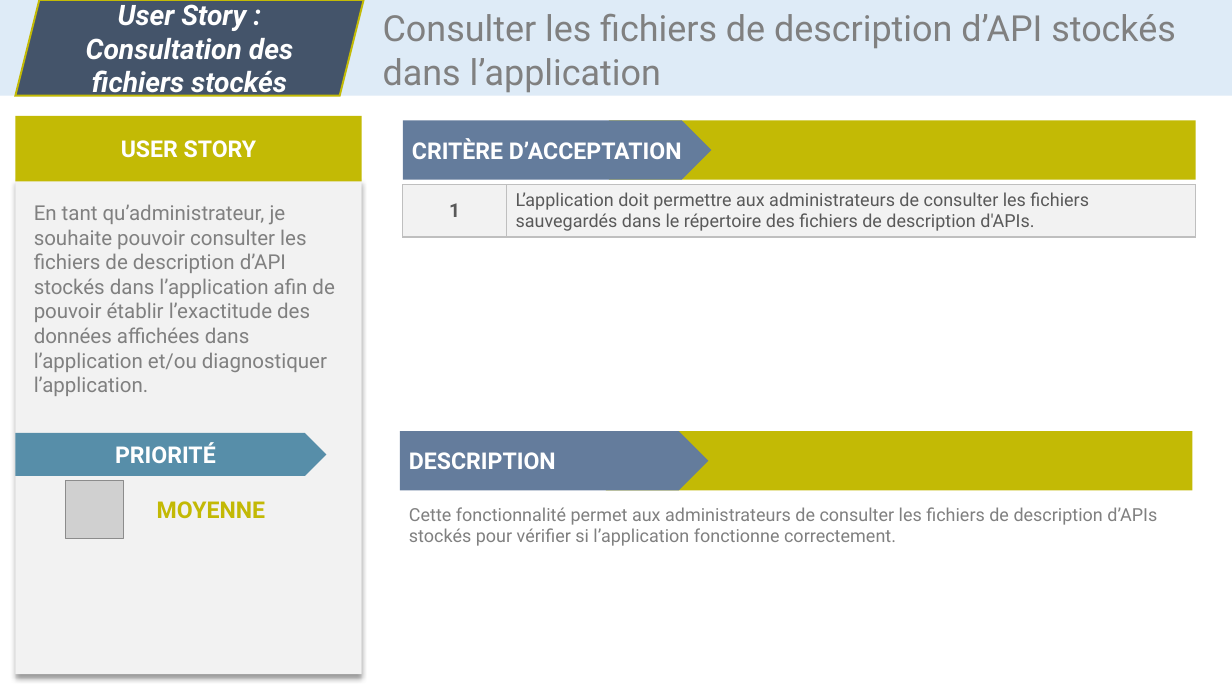
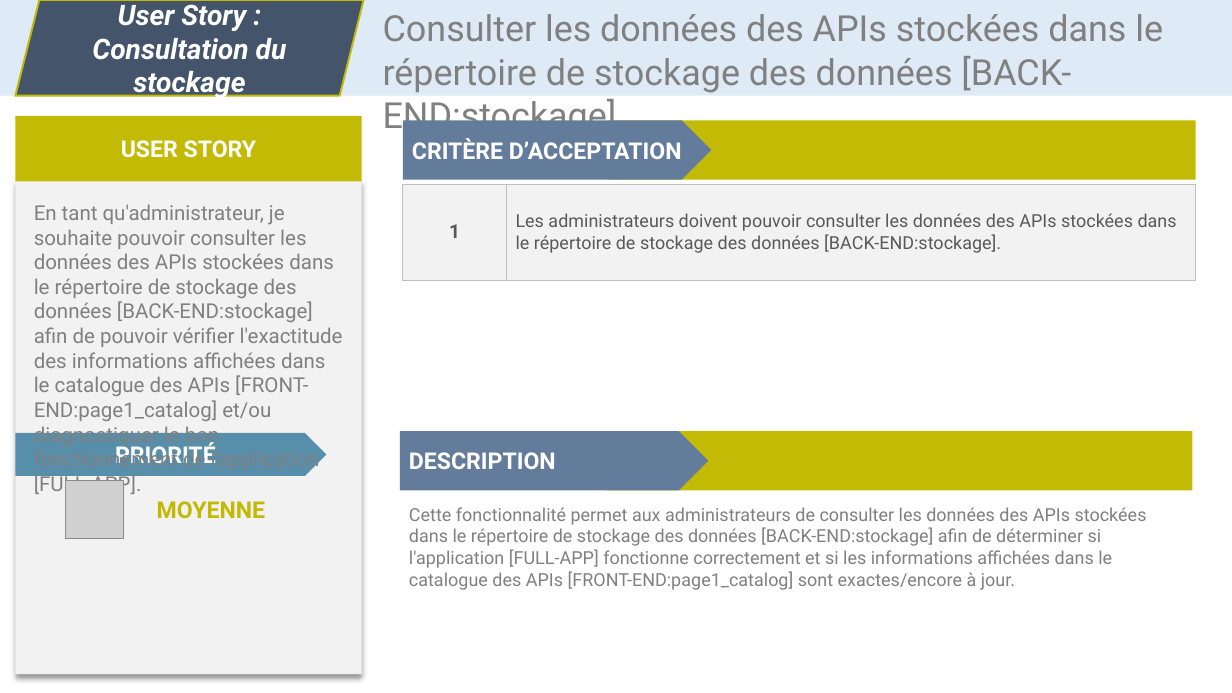
Before and after one commit to CC4K/api-catalog-development, a slide deck: slide 10 of reports/S3-User-Stories/user-stories-dev.odp. Drawn at 1232x693 pixels with LibreOffice and Linux fonts; fonts in the diff are those of the drawing; grey boxes stand for pictures. Boxes give left, top, right and bottom in pixels: in the first picture for what was removed or moved away, otherwise in the second. Text is boxed around its words. In the diff, an @@ line names an element or a change of style, - is before the commit and + after.

```diff
--- a/reports/S3-User-Stories/user-stories-dev.odp
+++ b/reports/S3-User-Stories/user-stories-dev.odp
@@ text at [383,14,1163,137]: text changed @@
-Consulter les fichiers de description d’API stockés dans l’application
+Consulter les données des APIs stockées dans le répertoire de stockage des données [BACK-END:stockage]
@@ text in parallelogram at [92,38,287,99]: text changed @@
-Consultation des fichiers stockés
+Consultation du stockage
@@ text at [34,204,343,497]: text changed @@
-En tant qu’administrateur, je souhaite pouvoir consulter les fichiers de description d’API stockés dans l’application afin de pouvoir établir l’exactitude des données affichées dans l’application et/ou diagnostiquer l’application.
+En tant qu'administrateur, je souhaite pouvoir consulter les données des APIs stockées dans le répertoire de stockage des données [BACK-END:stockage] afin de pouvoir vérifier l'exactitude des informations affichées dans le catalogue des APIs [FRONT-END:page1_catalog] et/ou diagnostiquer le bon fonctionnement de l'application [FULL-APP].
@@ table at [403,185,1195,280] @@
-row 1, column 2: L’application doit permettre aux administrateurs de consulter les fichiers sauvegardés dans le répertoire des fichiers de description d'APIs.
+row 1, column 2: Les administrateurs doivent pouvoir consulter les données des APIs stockées dans le répertoire de stockage des données [BACK-END:stockage].
@@ text at [409,507,1147,590]: text changed @@
-Cette fonctionnalité permet aux administrateurs de consulter les fichiers de description d’APIs stockés pour vérifier si l’application fonctionne correctement.
+Cette fonctionnalité permet aux administrateurs de consulter les données des APIs stockées dans le répertoire de stockage des données [BACK-END:stockage] afin de déterminer si l'application [FULL-APP] fonctionne correctement et si les informations affichées dans le catalogue des APIs [FRONT-END:page1_catalog] sont exactes/encore à jour.
```
Also in this commit, not shown: 13 other slides changed, 1 slide added, 4 other files.
